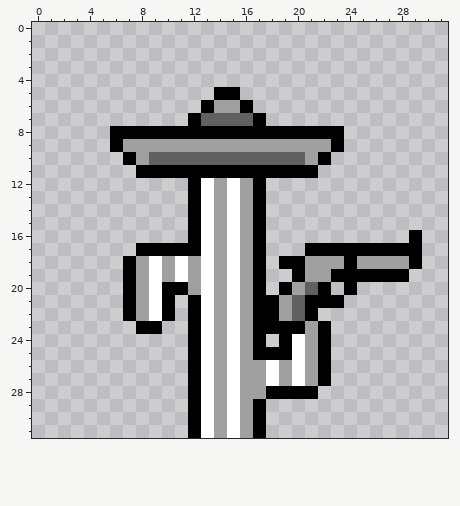
Two versions of one pixel-art sprite, img/sv_enemies/sv_banditcactus_inj1.png. The picture above was drawn from the file before the commit.
The file is 192x192 pixels, drawn in blocks of 6x6; one block is one cell here.
Once edited:
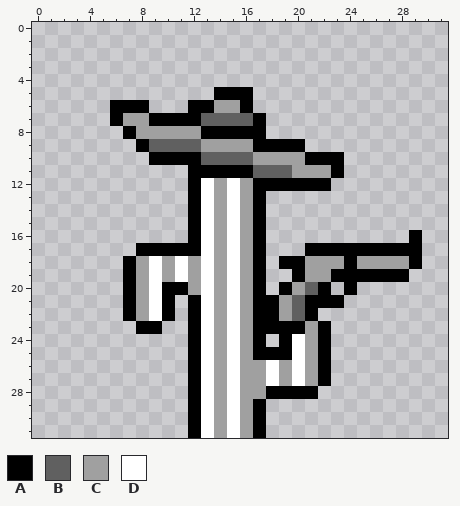
Palette (. is transparent): A #000000  B #606060  C #a0a0a0  D #ffffff
Edits made:
The edit adds colour A in row 5 at x 16; in row 6 at x 6 to 8 and 12; in row 7 at x 6 and 9 to 11; in rows 10 to 11 at x 23; in row 12 at x 18 to 22.
Colour B gives way to colour A in row 10 at x 9 to 12.
Colour C gives way to colour A in row 9 at x 8 and 17 to 20; in row 10 at x 21.
Colour A gives way to colour B in row 11 at x 17 to 19.
Colour C gives way to colour B in row 9 at x 9 to 12.
The edit adds colour C in row 7 at x 7 to 8; in row 11 at x 22.
Colour A gives way to colour C in row 8 at x 8 to 12; in row 11 at x 20 to 21.
Colour B gives way to colour C in row 10 at x 17 to 20.
Colour A is removed in row 8 at x 6 and 18 to 23; in row 9 at x 6 and 23; in row 10 at x 7; in row 11 at x 8 to 11.
Colour C is removed in row 9 at x 7 and 21 to 22; in row 10 at x 8.
Changed places in both pictures, as pixel boxes (x1, y1, x2, y2):
changed: (110, 87, 344, 191)
